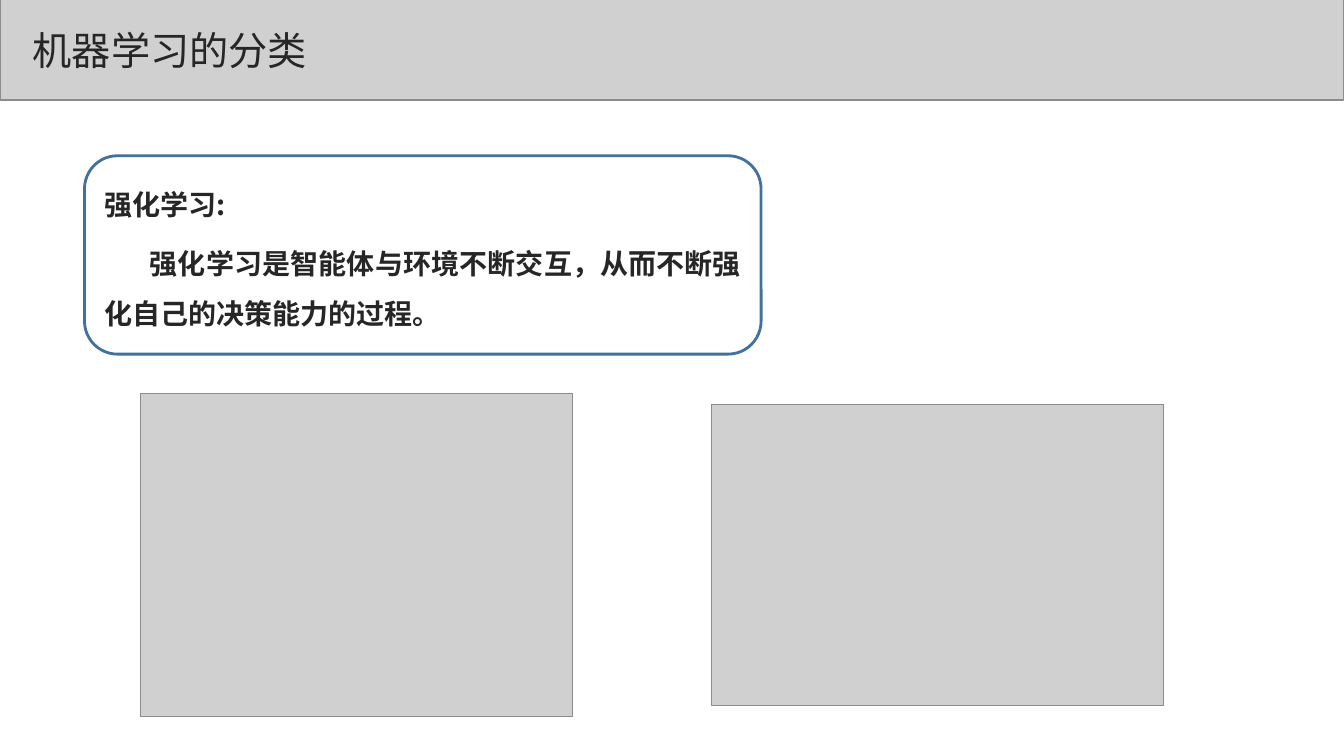
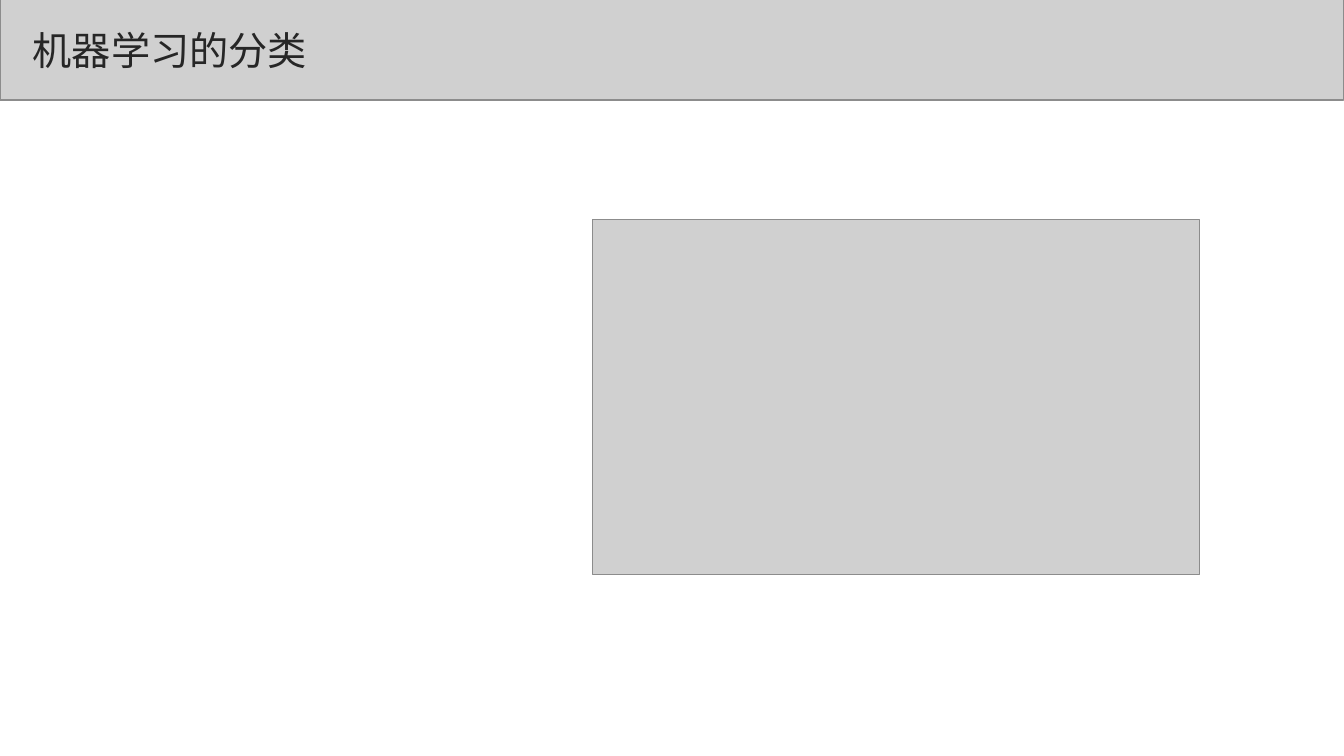
Before and after one commit to congcongshang/StudyNoteBook, a slide deck: slide 7 of 数学/机器学习.ppt (slide 9 before the commit). Drawn at 1344x756 pixels with LibreOffice and Linux fonts; fonts in the diff are those of the drawing; grey boxes stand for pictures. Boxes give left, top, right and bottom in pixels: in the first picture for what was removed or moved away, otherwise in the second. Text is boxed around its words. In the diff, an @@ line names an element or a change of style, - is before the commit and + after.

```diff
--- a/数学/机器学习.ppt
+++ b/数学/机器学习.ppt
@@ rounded rectangle removed at (85, 156, 761, 355) @@
-强化学习:
-强化学习是智能体与环境不断交互，从而不断强化自己的决策能力的过程。
@@ picture: place and size @@
-picture at (711, 404, 1164, 705)
+picture at (592, 220, 1199, 574)
@@ picture removed at (140, 394, 573, 716) @@
```
Also in this commit, not shown: 2 other slides changed, 1 slide removed, 3 other files.
